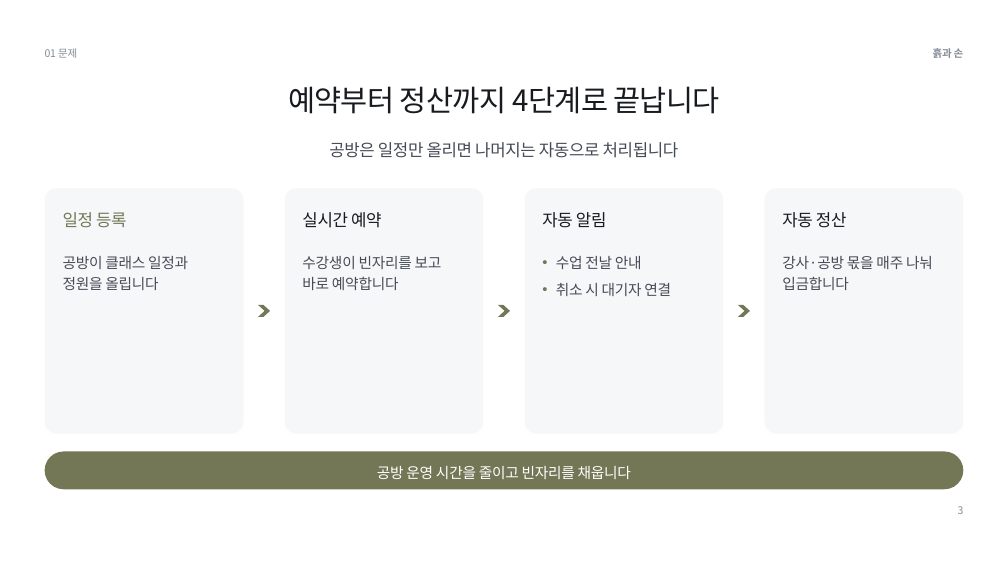
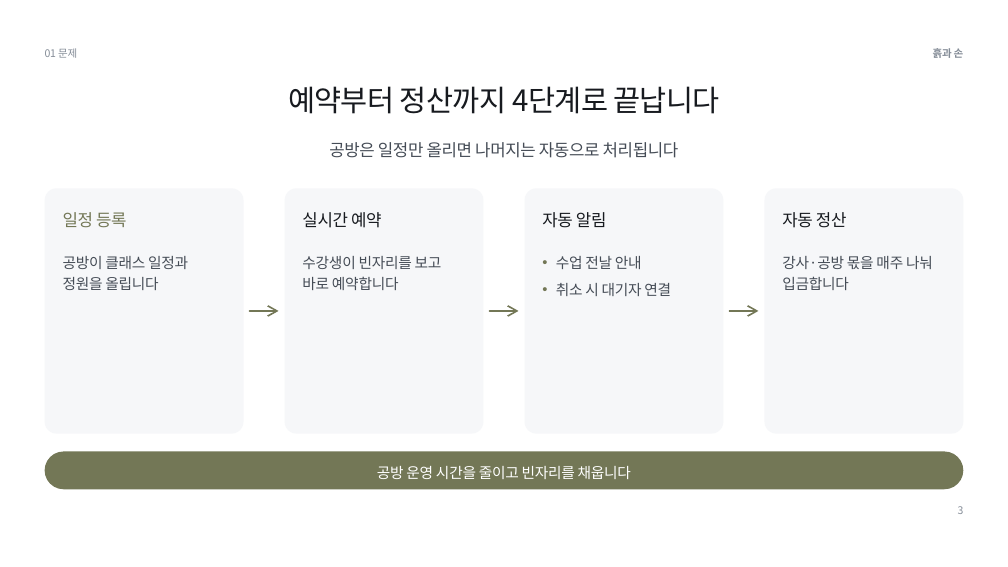
Before and after one commit to pck9880-sys/claude-design, a slide deck: slide 3 of output/ir-sample/deck.pptx. Drawn at 1008x567 pixels with LibreOffice and Linux fonts; fonts in the diff are those of the drawing. Boxes give left, top, right and bottom in pixels: in the first picture for what was removed or moved away, otherwise in the second. Text is boxed around its words. In the diff, an @@ line names an element or a change of style, - is before the commit and + after.

```diff
--- a/output/ir-sample/deck.pptx
+++ b/output/ir-sample/deck.pptx
@@ arrow added from (250, 311) to (278, 311), #737756 1.6 pt @@
@@ chevron removed at <box>258,305,270,317</box> @@
@@ arrow added from (489, 311) to (519, 311), #737756 1.6 pt @@
@@ chevron removed at <box>498,305,510,317</box> @@
@@ arrow added from (730, 311) to (758, 311), #737756 1.6 pt @@
@@ chevron removed at <box>738,305,750,317</box> @@
```
Also in this commit, not shown: 3 other files.
